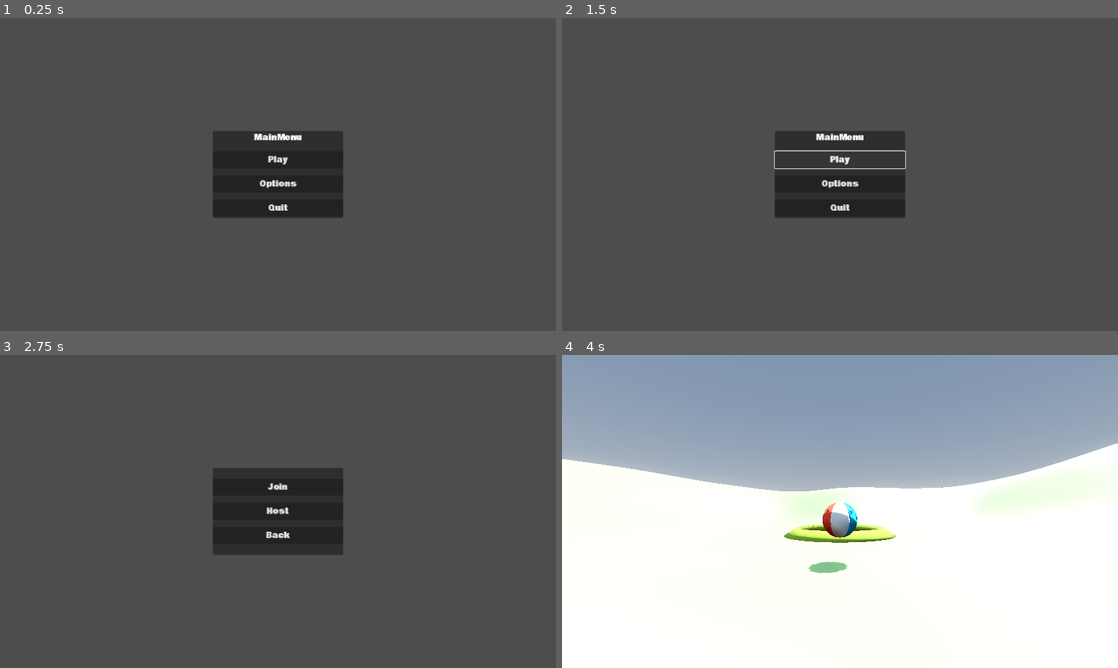
Above: before the commit, frames 1-4 (two rows, left to right).
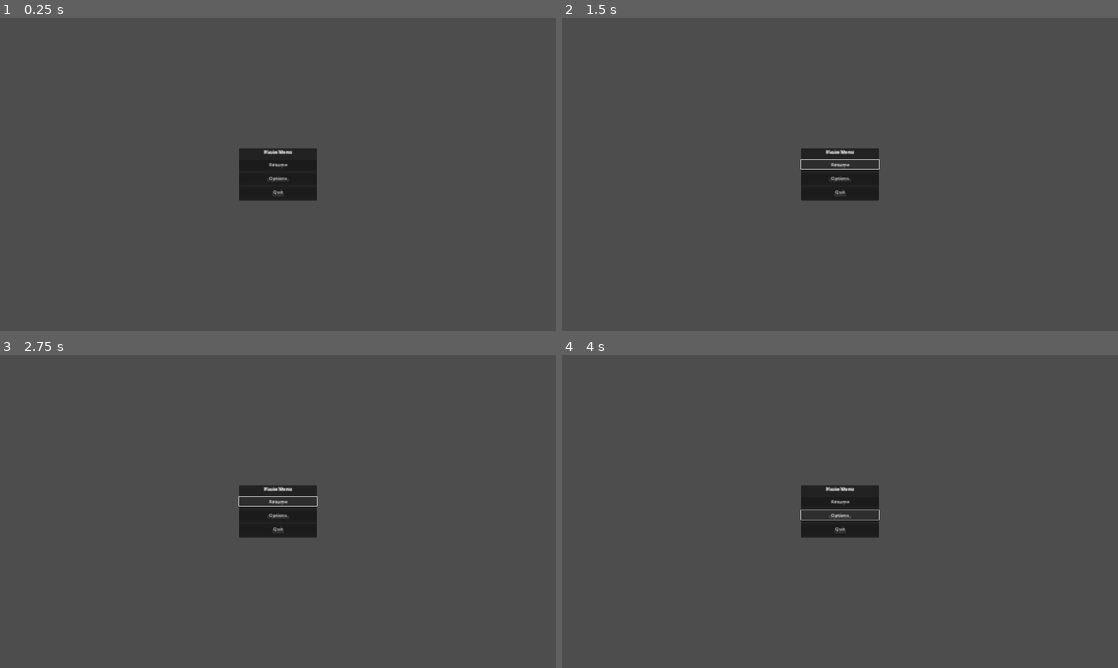
Above: after the commit, the same moments.

Repository: BenStoner/super-not-vr-ball
Game: Godot game, scene res://main.tscn
Two runs of this game, one before a commit and one after it. Both use one fixed random seed, a clock stepped at 60 frames per second and the inputs below.
Inputs (mouse positions are in pixels of both pictures, inside the frame that each line leads up to):
- Up to frame 1 (0.25 s): no input
- Up to frame 2 (1.5 s): click "Options" at 0.5 s; click (840, 165) at 1.25 s, where only the run after the commit has a clickable "Resume"
- Up to frame 3 (2.75 s): click (278, 502) at 2 s, where only the run after the commit has a clickable "Play"
- Up to frame 4 (4 s): click (840, 502) at 2.75 s, where only the run after the commit has a clickable "Play"; click (840, 511) at 3.5 s, where only the run before the commit has a clickable "Host"

The runs differ from the first frame. In frame 1, 4.4% of the frame differs, in the area x 38-62%, y 36-64%; in frame 2, 4.0%; in frame 3, 4.5%; in frame 4, 100%, in the area x 0-100%, y 0-100%.
Error before the commit: Assertion failed: UPNP Discover Failed! Error 24 (res://main.gd:74)
Error after the commit: Parse Error: Cannot call non-static function "disconnect_peer()" on the class "MultiplayerPeer" directly. Make an instance instead. (res://main.gd:80)

Commit message:
updates on pause menu

Diff:
--- a/Autoloads/count_down_timer.gd
+++ b/Autoloads/count_down_timer.gd
@@ -30,7 +30,7 @@
 	get_tree().paused = false
 
 
-func _process(delta: float) -> void:
+func _process(_delta: float) -> void:
 	if timer.is_stopped(): return
 
 	text = str(round(timer.time_left))
--- /dev/null
+++ b/Menus/PauseMenu/pause_menu.gd
@@ -0,0 +1,39 @@
+extends Control
+
+
+func _ready() -> void:
+	hide()
+
+
+@rpc("any_peer", "call_local")
+func pause():
+	Input.mouse_mode = Input.MOUSE_MODE_VISIBLE
+	get_tree().paused = true
+	show()
+
+
+@rpc("any_peer", "call_local")
+func unpause():
+	Input.mouse_mode = Input.MOUSE_MODE_CAPTURED
+	get_tree().paused = false
+	hide()
+
+
+func _on_resume_button_pressed() -> void:
+	unpause()
+	get_parent().paused = false
+
+
+
+func _on_options_button_pressed() -> void:
+	pass # Replace with function body.
+
+
+func _on_quit_button_pressed() -> void:
+	var tween = create_tween()
+	tween.tween_property($ColorRect, "color", Color.BLACK, 1)
+	await tween.finished
+	get_parent().remove_player(multiplayer.get_unique_id())
+	get_parent().main_menu.show()
+	multiplayer.
+	hide()
--- /dev/null
+++ b/Menus/PauseMenu/pause_menu.tscn
@@ -0,0 +1,71 @@
+[gd_scene load_steps=2 format=3 uid="uid://cc2js2u1syc62"]
+
+[ext_resource type="Script" path="res://Menus/PauseMenu/pause_menu.gd" id="1_xe53s"]
+
+[node name="PauseMenu" type="Control"]
+process_mode = 3
+layout_mode = 3
+anchors_preset = 15
+anchor_right = 1.0
+anchor_bottom = 1.0
+grow_horizontal = 2
+grow_vertical = 2
+script = ExtResource("1_xe53s")
+
+[node name="ColorRect" type="ColorRect" parent="."]
+z_index = 1
+layout_mode = 1
+anchors_preset = 15
+anchor_right = 1.0
+anchor_bottom = 1.0
+grow_horizontal = 2
+grow_vertical = 2
+color = Color(0, 0, 0, 0)
+
+[node name="Main" type="MarginContainer" parent="."]
+layout_mode = 1
+anchors_preset = 8
+anchor_left = 0.5
+anchor_top = 0.5
+anchor_right = 0.5
+anchor_bottom = 0.5
+offset_left = -150.0
+offset_top = -105.0
+offset_right = 150.0
+offset_bottom = 105.0
+grow_horizontal = 2
+grow_vertical = 2
+mouse_filter = 0
+theme_override_constants/margin_left = 15
+theme_override_constants/margin_top = 15
+theme_override_constants/margin_right = 15
+theme_override_constants/margin_bottom = 15
+
+[node name="Panel" type="Panel" parent="Main"]
+layout_mode = 2
+
+[node name="VBoxContainer" type="VBoxContainer" parent="Main"]
+layout_mode = 2
+theme_override_constants/separation = 15
+
+[node name="Label" type="Label" parent="Main/VBoxContainer"]
+layout_mode = 2
+text = "Pause Menu"
+horizontal_alignment = 1
+
+[node name="ResumeButton" type="Button" parent="Main/VBoxContainer"]
+layout_mode = 2
+text = "Resume
+"
+
+[node name="OptionsButton" type="Button" parent="Main/VBoxContainer"]
+layout_mode = 2
+text = "Options"
+
+[node name="QuitButton" type="Button" parent="Main/VBoxContainer"]
+layout_mode = 2
+text = "Quit"
+
+[connection signal="pressed" from="Main/VBoxContainer/ResumeButton" to="." method="_on_resume_button_pressed"]
+[connection signal="pressed" from="Main/VBoxContainer/OptionsButton" to="." method="_on_options_button_pressed"]
+[connection signal="pressed" from="Main/VBoxContainer/QuitButton" to="." method="_on_quit_button_pressed"]
--- a/Player/player.gd
+++ b/Player/player.gd
@@ -5,6 +5,8 @@
 @export var max_speed: float = 20
 
 var move_direction := Vector3.ZERO
+
+var paused: bool = false
 
 @export var finished_level: bool = false
 
@@ -32,7 +34,7 @@
 		move_direction.z = Input.get_axis("move_forward", "move_backward")
 		move_direction = move_direction.rotated((Vector3.UP), spring_arm.rotation.y).normalized()
 
-		if linear_velocity.x > 3 or linear_velocity.x < -3 or linear_velocity.z > 3 or linear_velocity.z < -3:
+		if linear_velocity.x > 4 or linear_velocity.x < -4 or linear_velocity.z > 4 or linear_velocity.z < -4:
 			$SmokeParticles.set_emitting(true)
 		else:
 			$SmokeParticles.set_emitting(false)
--- a/main.gd
+++ b/main.gd
@@ -6,7 +6,6 @@
 const PLAYER = preload("res://Player/player.tscn")
 const PORT = 9999
 
-@export var main_menu: PackedScene = null
 @export var levels: Array[PackedScene] = []
 @export var start_level: PackedScene
 
@@ -14,18 +13,30 @@
 
 var current_level
 
+var paused: bool = false
+
 @onready var players := $Players
 @onready var level := $Level
+@onready var main_menu := $MainMenu
+@onready var pause_menu := $PauseMenu
 
 
 func _ready() -> void:
 	player_host.connect(_on_player_host)
 	player_join.connect(_on_player_join.bind())
 
-	var main_menu_instance = main_menu.instantiate()
-	add_child(main_menu_instance)
+	multiplayer.server_relay = false
 
-	multiplayer.server_relay = false
+
+func _process(delta: float) -> void:
+	if current_level != null:
+		if Input.is_action_just_pressed("esc"):
+			if paused:
+				pause_menu.rpc("unpause")
+				paused = false
+			else:
+				pause_menu.rpc("pause")
+				paused = true
 
 
 # Multiplayer
@@ -65,6 +76,8 @@
 
 	if player:
 		player.queue_free()
+		get_tree().multiplayer_poll
+		MultiplayerPeer.disconnect_peer(peer_id)
 
 
 func upnp_setup():
@@ -88,6 +101,7 @@
 	if multiplayer.is_server():
 		var instance = start_level.instantiate()
 		level.add_child(instance)
+		current_level = instance
 		instance.player_added.connect(player_entered_start.bind())
 		instance.player_removed.connect(player_left_start)
 
--- a/main.tscn
+++ b/main.tscn
@@ -1,10 +1,11 @@
-[gd_scene load_steps=9 format=3 uid="uid://dith3xbvvif2v"]
+[gd_scene load_steps=10 format=3 uid="uid://dith3xbvvif2v"]
 
 [ext_resource type="Script" path="res://main.gd" id="1_goyri"]
 [ext_resource type="PackedScene" uid="uid://cpqna0u66nktt" path="res://Menus/MainMenu/main_menu.tscn" id="2_ml0ej"]
 [ext_resource type="PackedScene" uid="uid://4gxhfowbiygv" path="res://Levels/start_level.tscn" id="3_hlk22"]
 [ext_resource type="PackedScene" uid="uid://bcik54q8nnwli" path="res://Levels/Level1.tscn" id="3_qv7ph"]
 [ext_resource type="PackedScene" uid="uid://b81ieihyae8c1" path="res://Levels/Level2.tscn" id="4_52d82"]
+[ext_resource type="PackedScene" uid="uid://cc2js2u1syc62" path="res://Menus/PauseMenu/pause_menu.tscn" id="6_4l13g"]
 
 [sub_resource type="ProceduralSkyMaterial" id="ProceduralSkyMaterial_2aubj"]
 sky_horizon_color = Color(0.64625, 0.65575, 0.67075, 1)
@@ -22,7 +23,6 @@
 [node name="Main" type="Node3D"]
 process_mode = 3
 script = ExtResource("1_goyri")
-main_menu = ExtResource("2_ml0ej")
 levels = Array[PackedScene]([ExtResource("3_qv7ph"), ExtResource("4_52d82")])
 start_level = ExtResource("3_hlk22")
 
@@ -45,3 +45,7 @@
 [node name="Players" type="Node" parent="."]
 
 [node name="Level" type="Node" parent="."]
+
+[node name="MainMenu" parent="." instance=ExtResource("2_ml0ej")]
+
+[node name="PauseMenu" parent="." instance=ExtResource("6_4l13g")]
--- a/project.godot
+++ b/project.godot
@@ -22,6 +22,8 @@
 
 [display]
 
+window/size/viewport_width=1920
+window/size/viewport_height=1080
 window/stretch/mode="canvas_items"
 
 [editor_plugins]
@@ -74,6 +76,11 @@
 "events": [Object(InputEventKey,"resource_local_to_scene":false,"resource_name":"","device":-1,"window_id":0,"alt_pressed":false,"shift_pressed":false,"ctrl_pressed":false,"meta_pressed":false,"pressed":false,"keycode":0,"physical_keycode":82,"key_label":0,"unicode":114,"echo":false,"script":null)
 ]
 }
+esc={
+"deadzone": 0.5,
+"events": [Object(InputEventKey,"resource_local_to_scene":false,"resource_name":"","device":-1,"window_id":0,"alt_pressed":false,"shift_pressed":false,"ctrl_pressed":false,"meta_pressed":false,"pressed":false,"keycode":0,"physical_keycode":4194305,"key_label":0,"unicode":0,"echo":false,"script":null)
+]
+}
 
 [layer_names]
 
